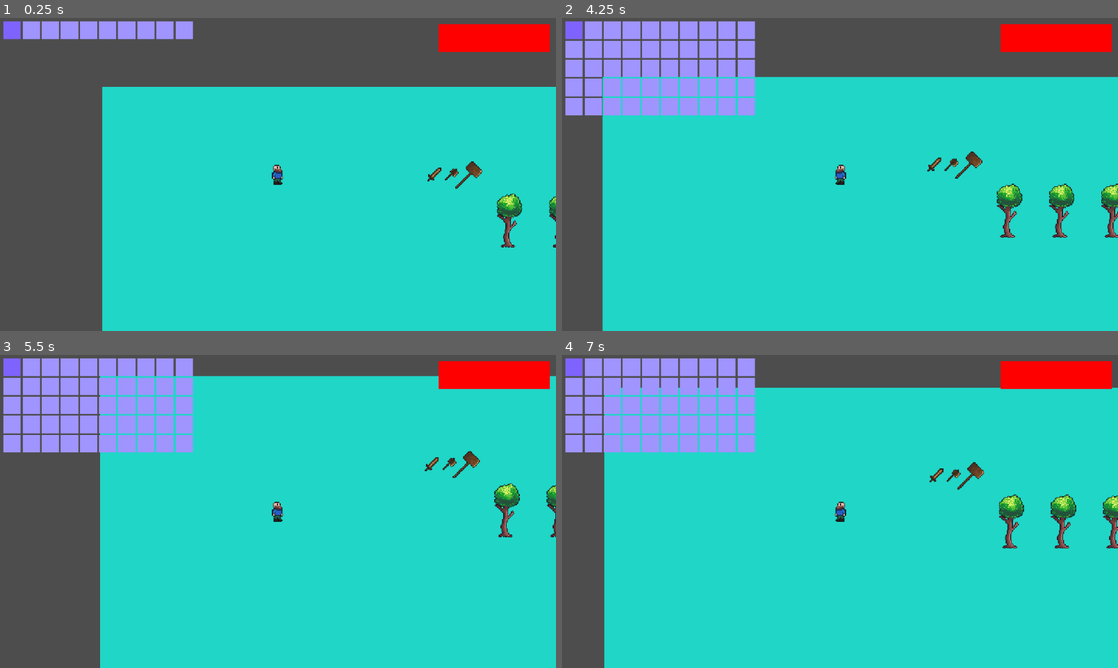
Above: before the commit, frames 1-4 (two rows, left to right).
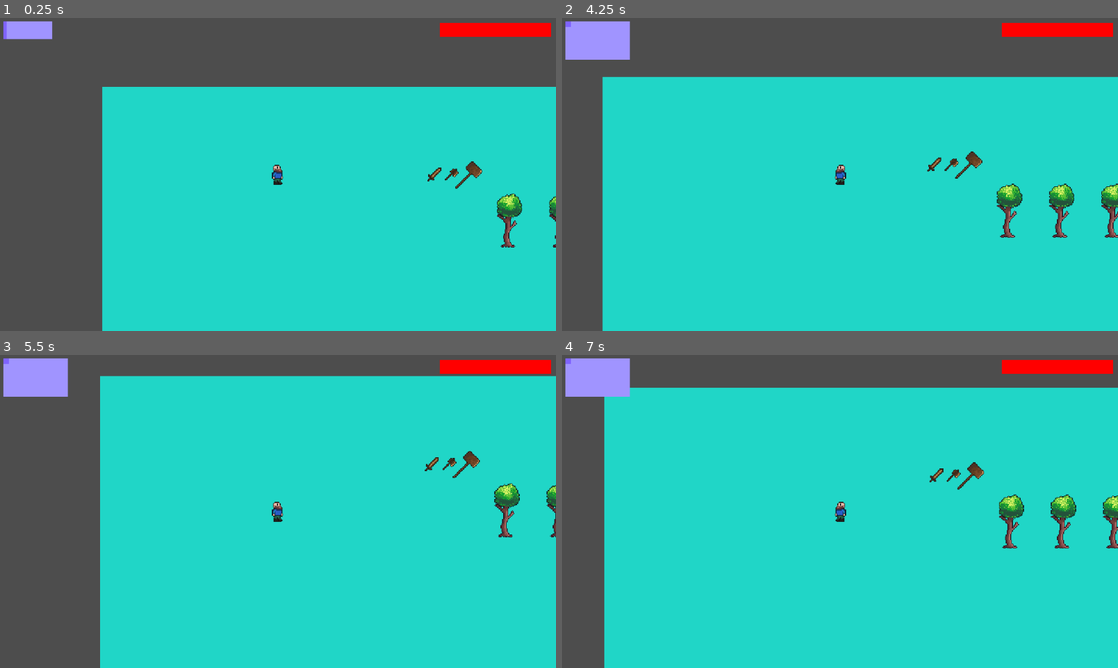
Above: after the commit, the same moments.

Repository: spsJakubSzydlowski/Evergrint
Game: Godot game, scene res://scenes/main.tscn
Same seed, same stepped clock (60 frames per second), same inputs: the game is played once before the commit and once after it.
Inputs (mouse positions are in pixels of both pictures, inside the frame that each line leads up to):
- Up to frame 1 (0.25 s): no input
- Up to frame 2 (4.25 s): tap Enter at 0.5 s; move the mouse to (962, 158) at 0.52 s; hold Right 0.53-1.28 s; tap A (a) at 0.6, 2.3, 2.85 s; click (962, 158) at 0.67 s; tap D (d) at 0.8, 1.35, 3.05 s; move the mouse to (728, 190) at 1.27 s; hold Down 1.28-2.03 s; click (728, 190) at 1.42 s; tap S (s) at 1.55, 2.1, 3.8 s; move the mouse to (895, 105) at 2.02 s; hold Right 2.03-2.78 s; click (895, 105) at 2.17 s; move the mouse to (812, 237) at 2.77 s; hold Up 2.78-3.53 s; click (812, 237) at 2.92 s; move the mouse to (1006, 221) at 3.52 s; hold Left from 3.53 s (still down); click (1006, 221) at 3.6 s; tap E (open_inventory) at 4.15 s
- Up to frame 3 (5.5 s): move the mouse to (111, 464) at 4.27 s; tap D (d) at 4.35, 5.3 s; click (111, 464) at 4.42 s; tap A (a) at 4.55 s; move the mouse to (305, 511) at 5.02 s; release Left at 5.03 s; hold Down from 5.03 s (still down); tap S (s) at 5.1 s; click (305, 511) at 5.17 s
- Up to frame 4 (7 s): move the mouse to (756, 433) at 5.77 s; release Down at 5.78 s; hold Right 5.78-6.53 s; tap W (w) at 5.85 s; click (756, 433) at 5.92 s; tap S (s) at 6.05 s; move the mouse to (962, 495) at 6.52 s; hold Up from 6.53 s (still down); tap Alt at 6.6 s; click (962, 495) at 6.67 s; tap A (a) at 6.8 s

The runs differ from the first frame. In frame 1, 2.6% of the frame differs, in the area x 1-100%, y 1-11%; in frame 2, 9.3%; in frame 3, 9.2%; in frame 4, 9.3%, in the area x 0-100%, y 1-32%.

Commit message:
Changed size of UI

Diff:
--- a/scenes/UI/inventory_canvas.tscn
+++ b/scenes/UI/inventory_canvas.tscn
@@ -8,7 +8,7 @@
 [sub_resource type="GradientTexture2D" id="GradientTexture2D_jxkd3"]
 gradient = SubResource("Gradient_vn1aj")
 width = 128
-height = 32
+height = 16
 
 [sub_resource type="Gradient" id="Gradient_5mm2x"]
 colors = PackedColorArray(1, 0, 0, 1, 18.892157, 0, 0, 1)
@@ -16,7 +16,7 @@
 [sub_resource type="GradientTexture2D" id="GradientTexture2D_ipdp0"]
 gradient = SubResource("Gradient_5mm2x")
 width = 128
-height = 32
+height = 16
 
 [node name="UI" type="CanvasLayer"]
 script = ExtResource("1_l5hnc")
@@ -26,7 +26,8 @@
 offset_top = 4.0
 offset_right = 4.0
 offset_bottom = 4.0
-theme_override_constants/separation = 22
+mouse_filter = 2
+theme_override_constants/separation = 4
 alignment = 1
 
 [node name="inventory" type="GridContainer" parent="."]
@@ -34,18 +35,19 @@
 offset_top = 4.0
 offset_right = 4.0
 offset_bottom = 4.0
-theme_override_constants/h_separation = 22
-theme_override_constants/v_separation = 22
+mouse_filter = 2
+theme_override_constants/h_separation = 6
+theme_override_constants/v_separation = 6
 columns = 10
 
 [node name="health_bar" type="TextureProgressBar" parent="."]
 anchors_preset = 1
 anchor_left = 1.0
 anchor_right = 1.0
-offset_left = -135.0
-offset_top = 7.0
-offset_right = -7.0
-offset_bottom = 39.0
+offset_left = -134.0
+offset_top = 6.0
+offset_right = -6.0
+offset_bottom = 22.0
 grow_horizontal = 0
 texture_under = SubResource("GradientTexture2D_jxkd3")
 texture_progress = SubResource("GradientTexture2D_ipdp0")
